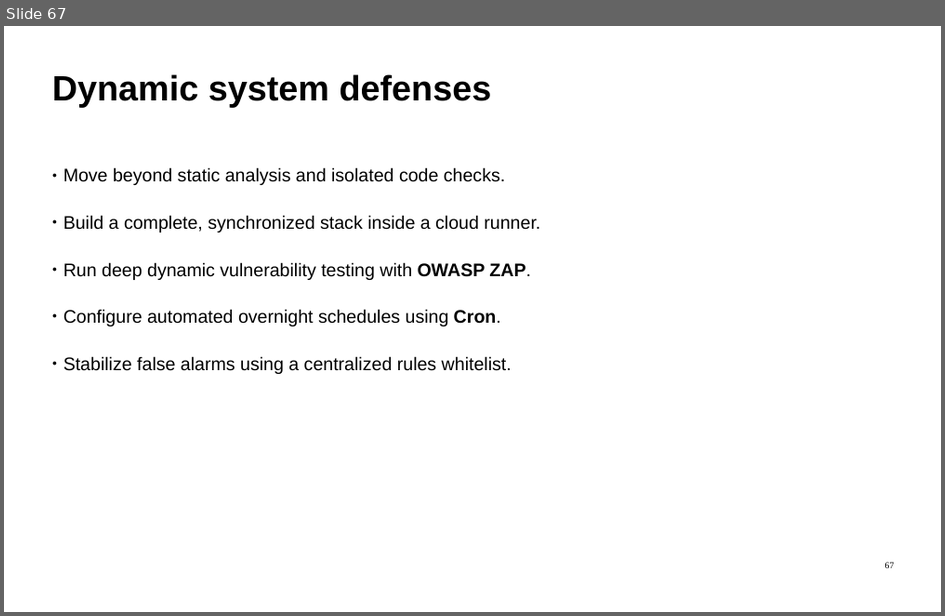
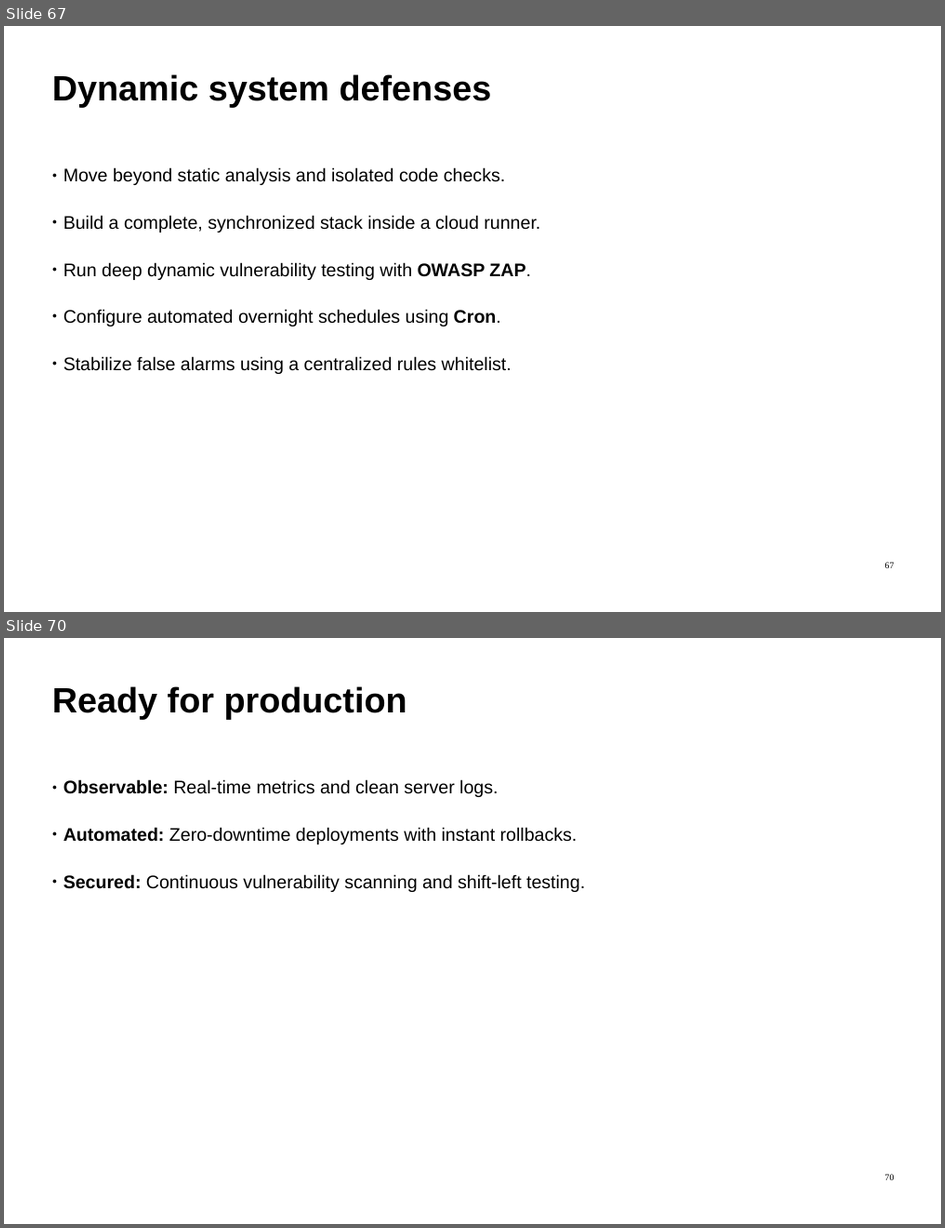
Before and after one commit to ImadSaddik/FullStackDeploymentHandbook, a slide deck: course-assets/slides/full_stack_deployment_guide.odp. Shown one above the other, each under a label of ours: slide 67 before the commit, slides 67 and 70 after it; the slides between them are not shown. The pictures are 945x616 and 945x1228 pixels, drawn with LibreOffice and Linux fonts; fonts in the diff are those of the drawing. Boxes give left, top, right and bottom in pixels: in the first picture for what was removed or moved away, otherwise in the second. Text is boxed around its words. In the diff, an @@ line names an element or a change of style, - is before the commit and + after.

```diff
--- a/course-assets/slides/full_stack_deployment_guide.odp
+++ b/course-assets/slides/full_stack_deployment_guide.odp
@@ slide 70 added at box(4, 638, 941, 1224), background #FFFFFF @@
@@ text added at box(52, 686, 408, 719), 54 pt, text #000000, bold @@
+Ready for production
@@ text added at box(64, 779, 585, 892), 28 pt, text #000000 @@
+● Observable: Real-time metrics and clean server logs.
+● Automated: Zero-downtime deployments with instant rollbacks.
+● Secured: Continuous vulnerability scanning and shift-left testing.
@@ page number added at box(886, 1174, 895, 1180), 14 pt, text #000000 @@
+70
```
Also in this commit, not shown: 2 other slides added.
